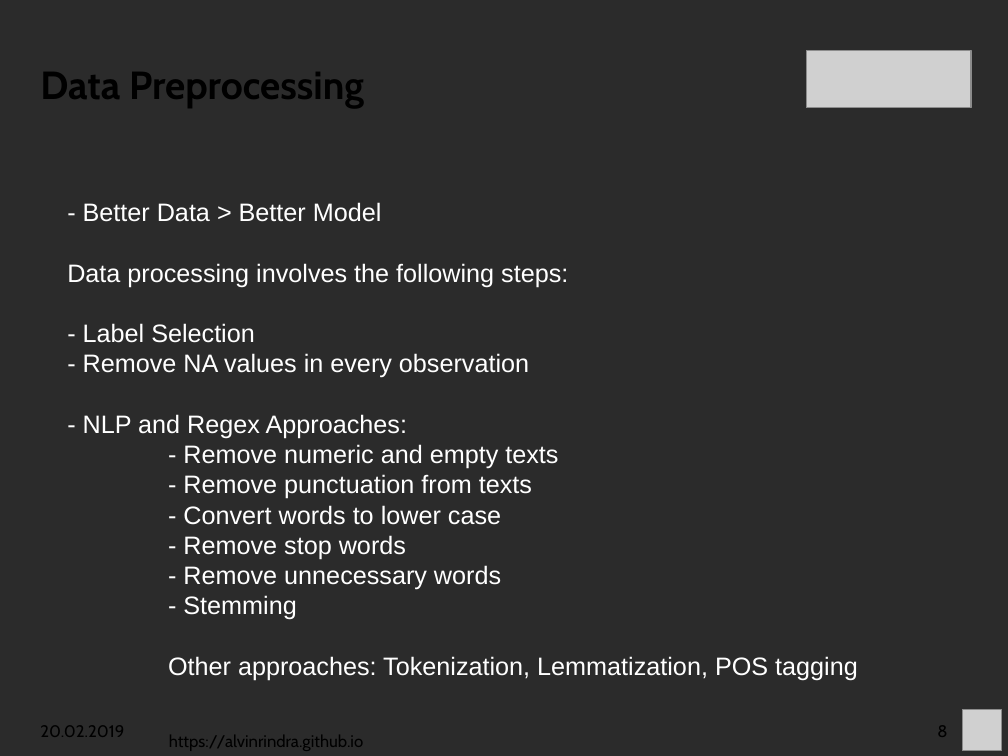
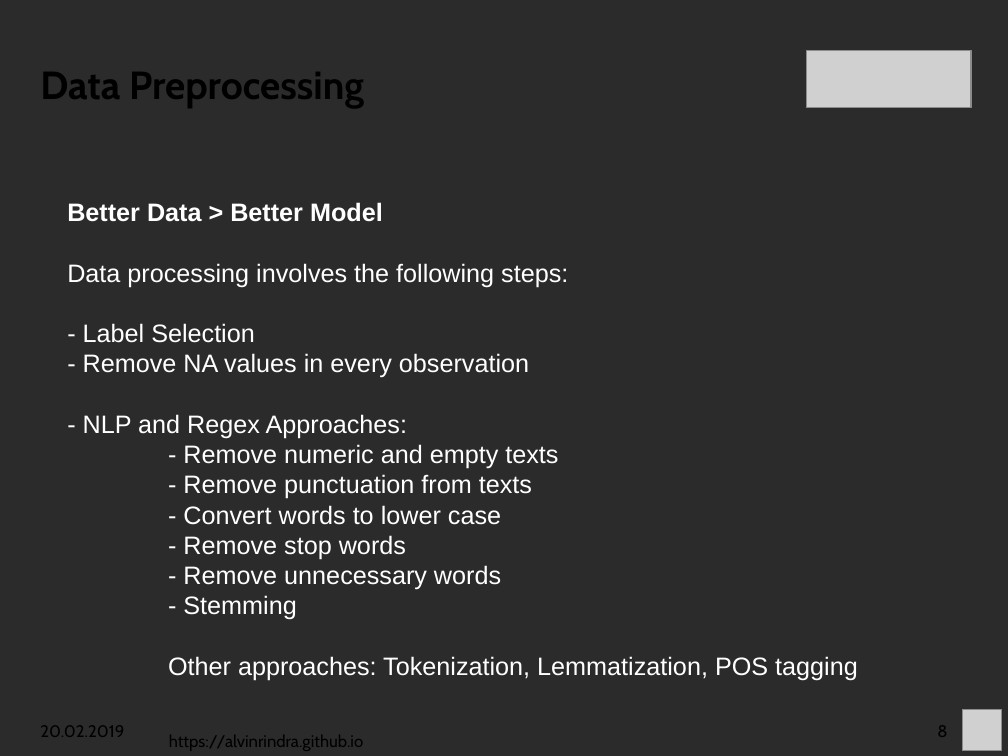
Before and after one commit to alvinrindra/alvinrindra.github.io, a slide deck: slide 8 of impress/ginkgo-analytics/Fazrie_DataCase_Talk.odp. Drawn at 1008x756 pixels with LibreOffice and Linux fonts; fonts in the diff are those of the drawing; grey boxes stand for pictures; background and template pictures are left out; a plain dark background stands for a picture behind light text. Boxes give left, top, right and bottom in pixels: in the first picture for what was removed or moved away, otherwise in the second. Text is boxed around its words. In the diff, an @@ line names an element or a change of style, - is before the commit and + after.

```diff
--- a/impress/ginkgo-analytics/Fazrie_DataCase_Talk.odp
+++ b/impress/ginkgo-analytics/Fazrie_DataCase_Talk.odp
@@ text at box(67, 202, 383, 222): text changed; bold on @@
-- Better Data > Better Model
+Better Data > Better Model
```
Also in this commit, not shown: 2 other slides changed, 56 other files.
